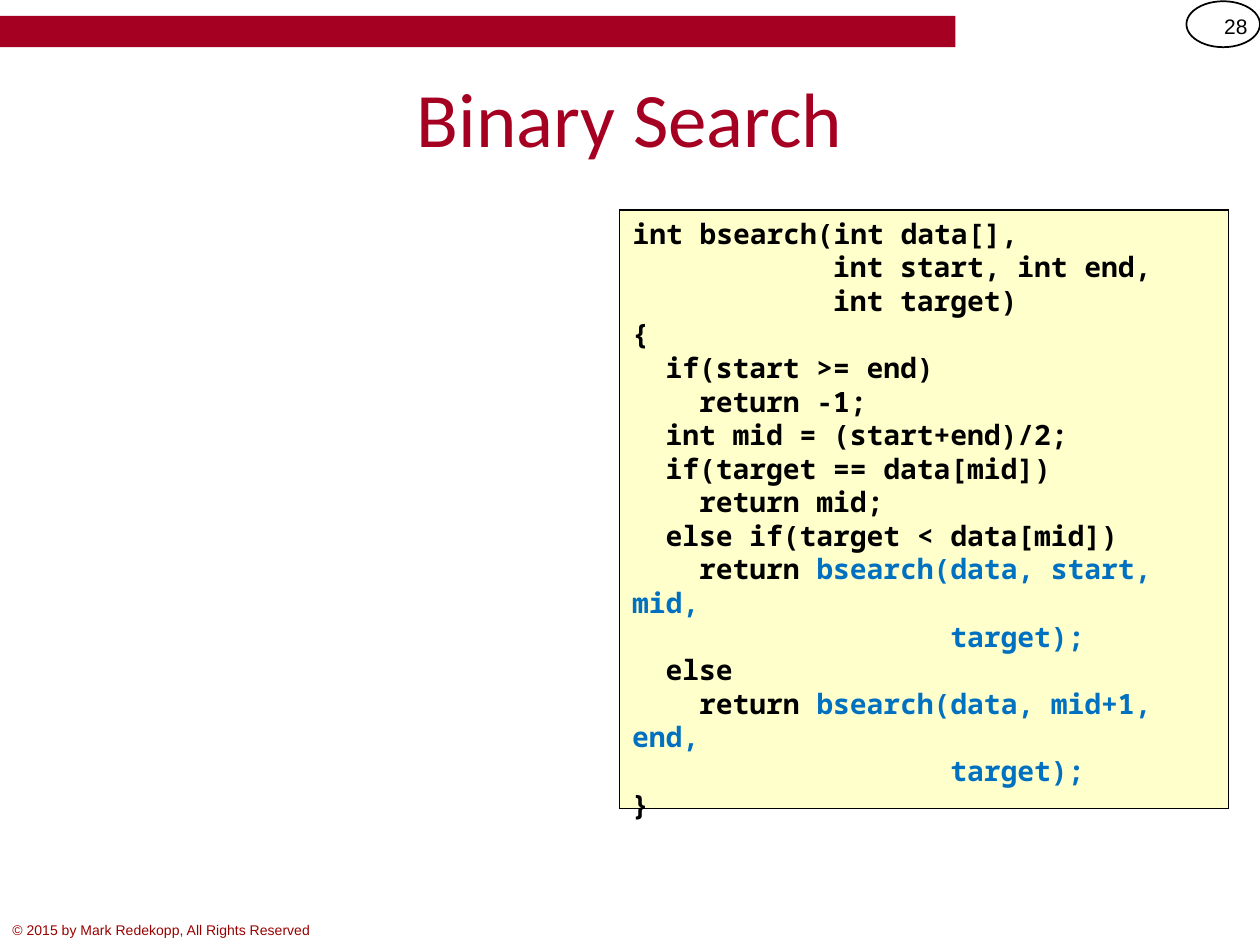
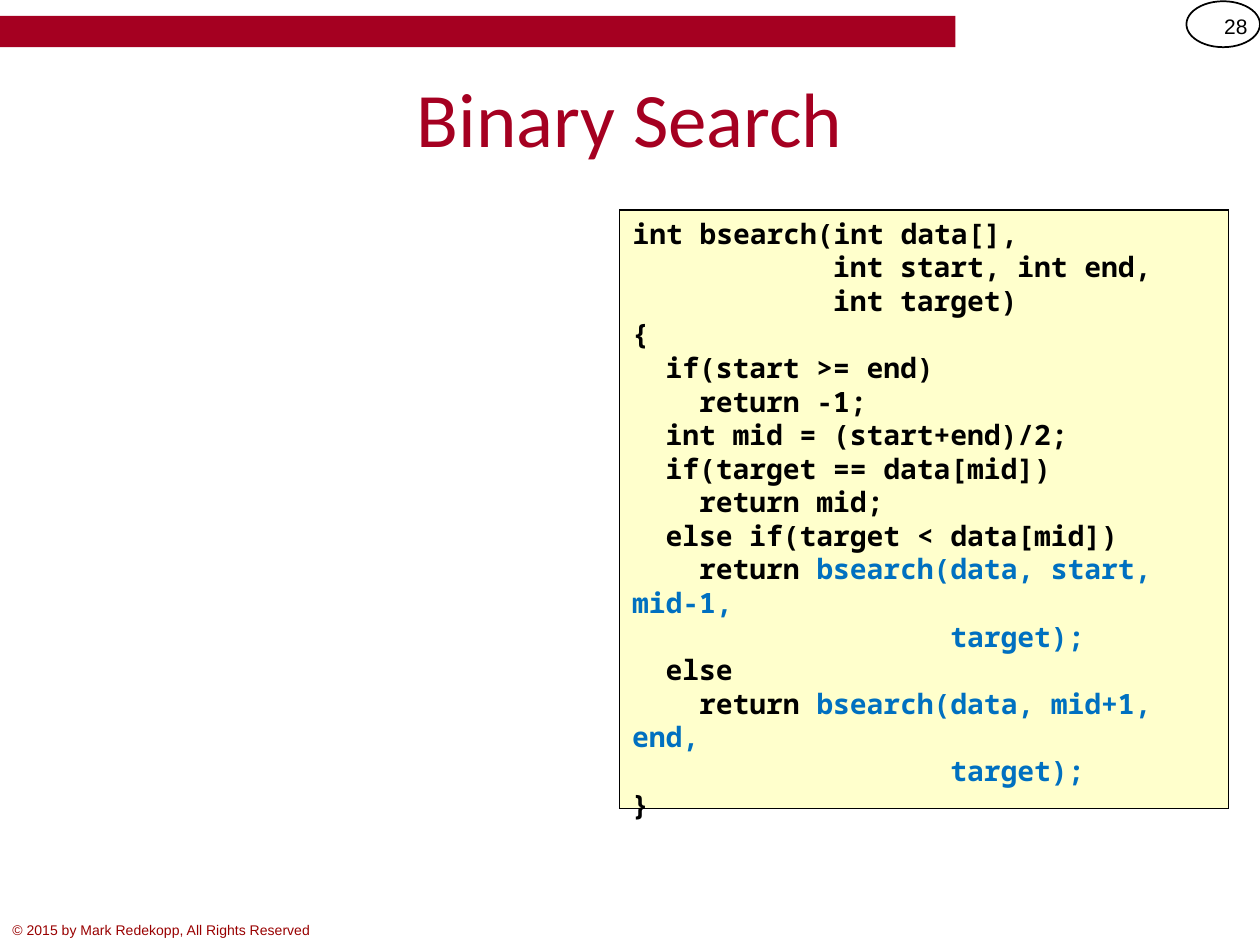
Before and after one commit to csci104/site, a slide deck: slide 28 of schedule/notes/2-Recursion.pptx. Drawn at 1260x945 pixels with LibreOffice and Linux fonts; fonts in the diff are those of the drawing; grey boxes stand for pictures; background and template pictures are left out. Boxes give left, top, right and bottom in pixels: in the first picture for what was removed or moved away, otherwise in the second. Text is boxed around its words. In the diff, an @@ line names an element or a change of style, - is before the commit and + after.

```diff
--- a/schedule/notes/2-Recursion.pptx
+++ b/schedule/notes/2-Recursion.pptx
@@ text in rectangle at <box>632,222,1152,788</box>: text changed @@
-int bsearch(int data[],
-int start, int end,
-int target)
-{
-if(start >= end)
-return -1;
-int mid = (start+end)/2;
-if(target == data[mid])
-return mid;
-else if(target < data[mid])
-return bsearch(data, start, mid,
-target);
-else
-return bsearch(data, mid+1, end,
-target);
-}
+int bsearch(int data[],
+int start, int end,
+int target)
+{
+if(start >= end)
+return -1;
+int mid = (start+end)/2;
+if(target == data[mid])
+return mid;
+else if(target < data[mid])
+return bsearch(data, start, mid-1,
+target);
+else
+return bsearch(data, mid+1, end,
+target);
+}
```
Also in this commit, not shown: 4 other slides changed.
